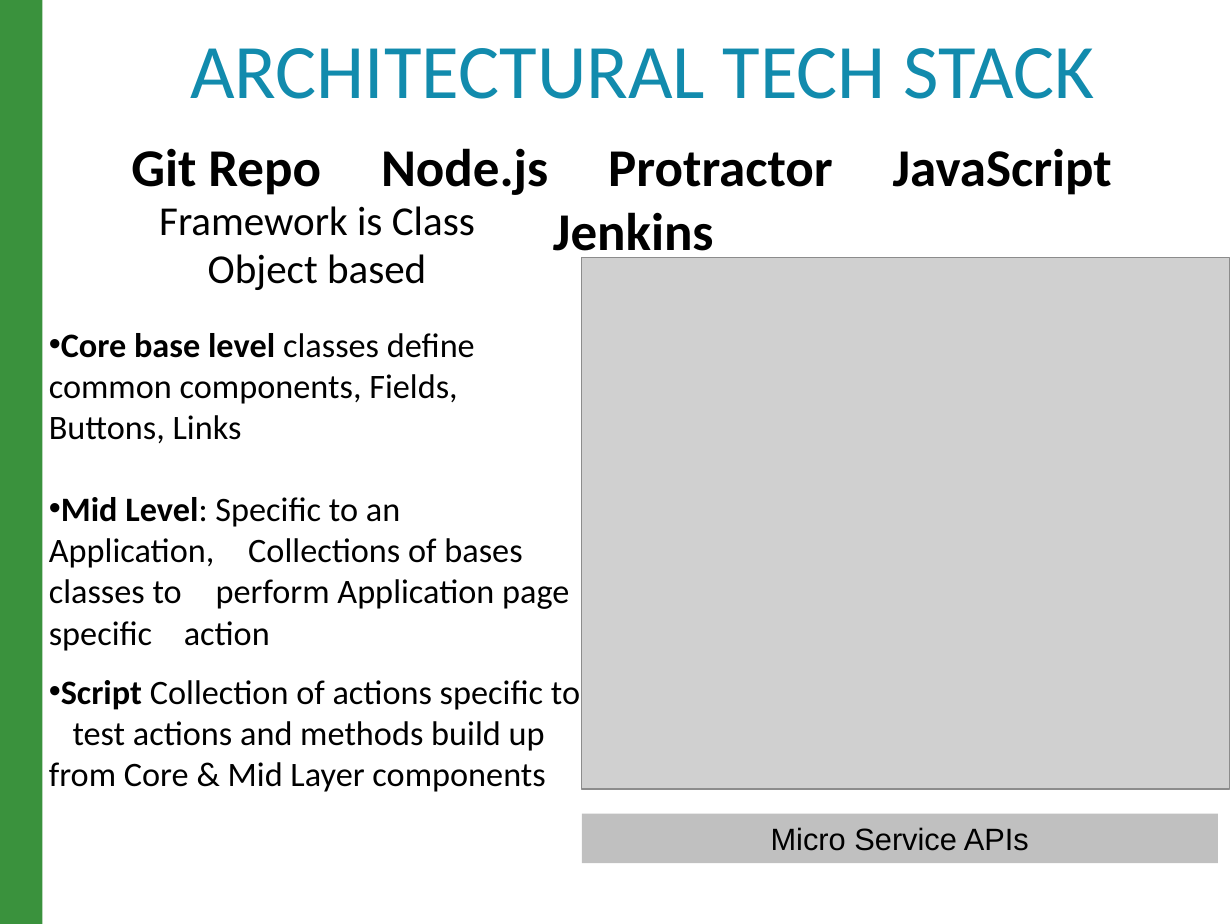
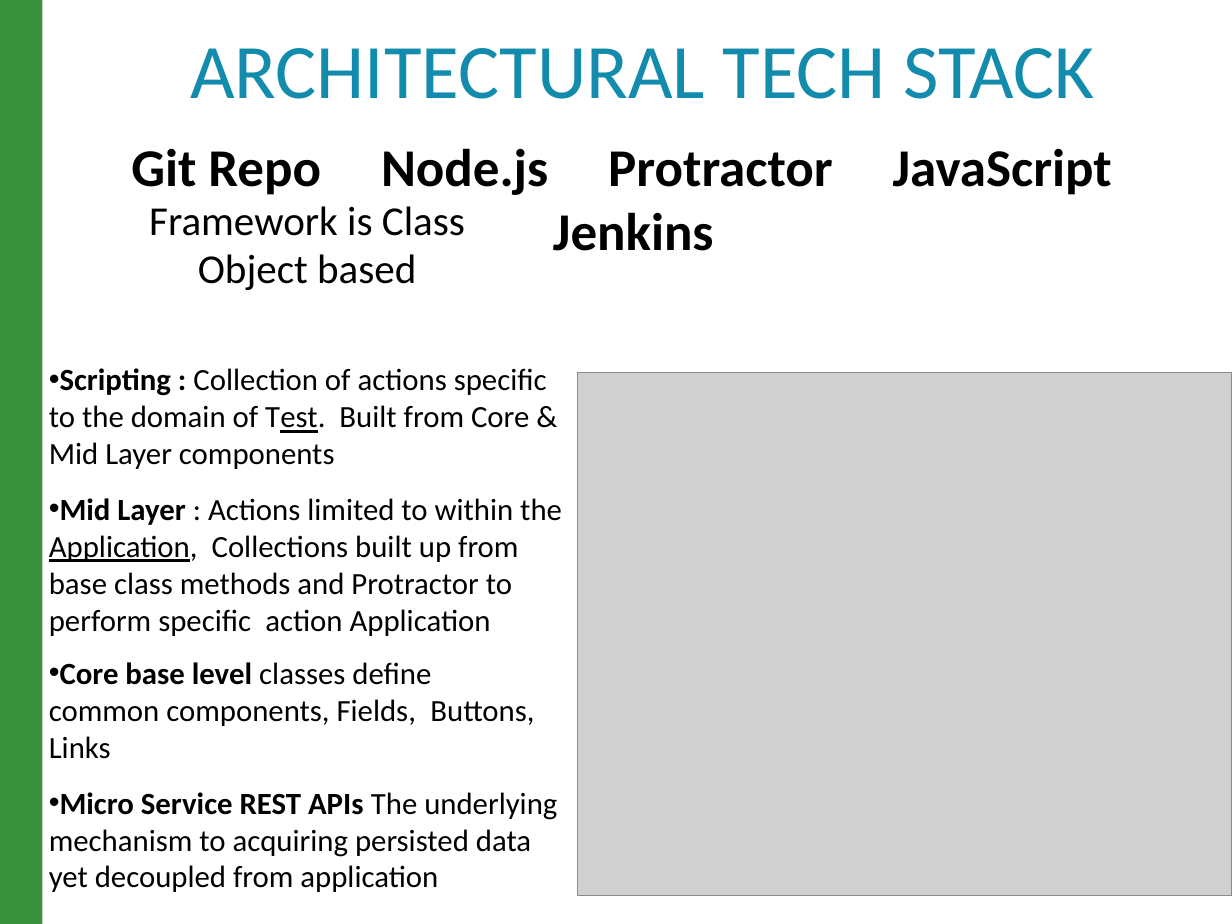
Before and after one commit to raghav9329/mainProf, a slide deck: slide 6 of CurrentWork_Delta/CX_StrategyPowerPoint.pptx. Drawn at 1232x924 pixels with LibreOffice and Linux fonts; fonts in the diff are those of the drawing; grey boxes stand for pictures. Boxes give left, top, right and bottom in pixels: in the first picture for what was removed or moved away, otherwise in the second. Text is boxed around its words. In the diff, an @@ line names an element or a change of style, - is before the commit and + after.

```diff
--- a/CurrentWork_Delta/CX_StrategyPowerPoint.pptx
+++ b/CurrentWork_Delta/CX_StrategyPowerPoint.pptx
@@ text at (x1=49, y1=368, x2=562, y2=892): text changed; size 20 to 18 pt @@
-• Core base level classes define …common components, Fields, …Buttons, Links
-• Mid Level: Specific to an Application, ...Collections of bases classes to ...perform Application page specific …action
-• Script Collection of actions specific to …test actions and methods build up …from Core & Mid Layer components
+• Scripting : Collection of actions specific to the domain of Test. Built from Core & Mid Layer components
+• Mid Layer : Actions limited to within the Application, Collections built up from base class methods and Protractor to perform specific action Application
+• Core base level classes define common components, Fields, Buttons, Links
+• Micro Service REST APIs The underlying mechanism to acquiring persisted data yet decoupled from application
@@ picture resized from (x1=582, y1=257, x2=1230, y2=788) to (x1=578, y1=372, x2=1232, y2=896) @@
@@ rectangle removed at (x1=582, y1=813, x2=1217, y2=862) @@
-Micro Service APIs
```
Also in this commit, not shown: 2 other slides changed, 1 slide added, 1 slide removed, 5 other files.
